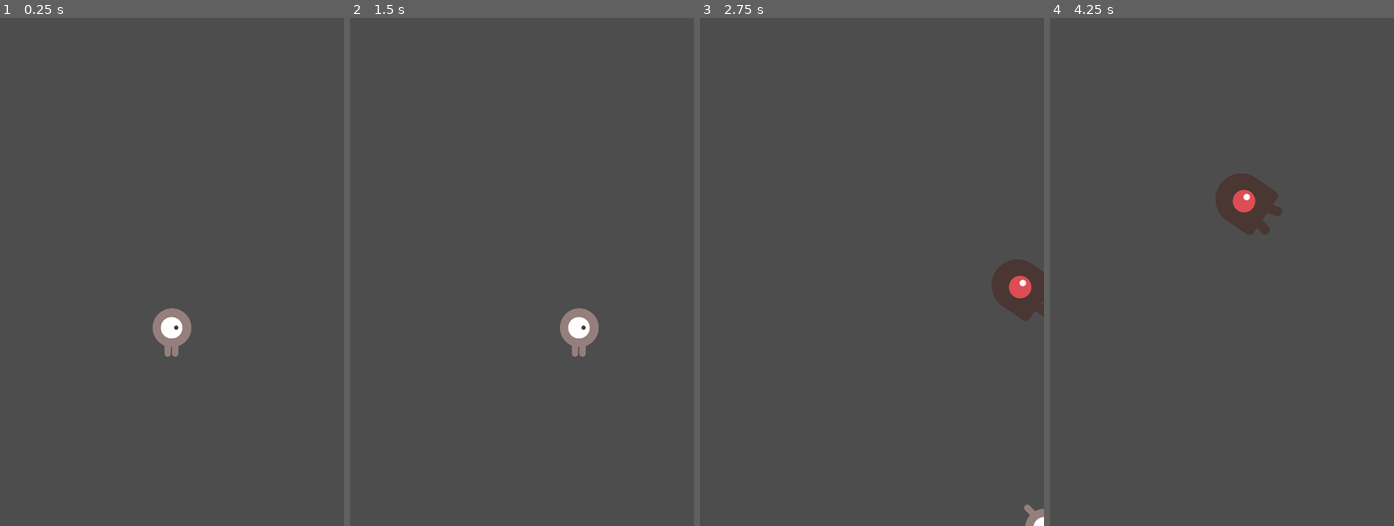
Above: before the commit, frames 1-4 (left to right).
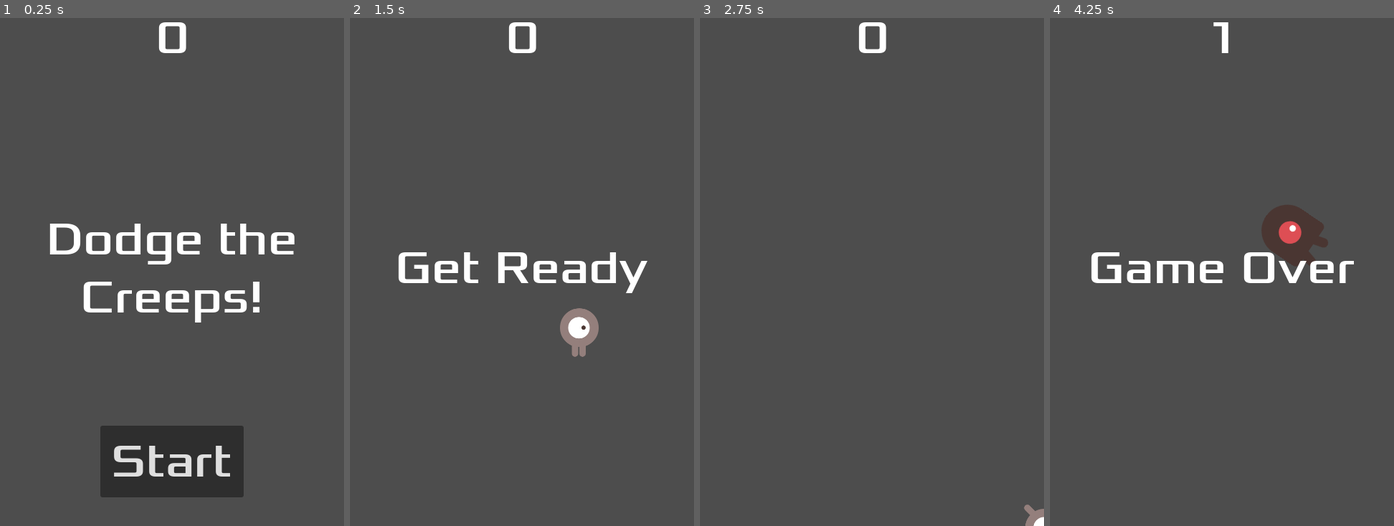
Above: after the commit, the same moments.

Repository: joshuafolkken/your-first-2d-game
Game: Godot game, scene res://src/main.tscn
The game is run twice, just before and just after one commit, with the same random seed, the same clock (stepped at 60 frames per second) and the same inputs.
Inputs (mouse positions are in pixels of both pictures, inside the frame that each line leads up to):
- Up to frame 1 (0.25 s): no input
- Up to frame 2 (1.5 s): click (522, 459) at 0.5 s, where only the run after the commit has a clickable "Start"; tap Enter at 1.25 s; hold Right (move_right) from 1.28 s (still down)
- Up to frame 3 (2.75 s): release Right (move_right) at 2.03 s; hold Down (move_down) from 2.03 s (still down)
- Up to frame 4 (4.25 s): release Down (move_down) at 2.78 s; hold Right (move_right) 2.78-3.53 s; hold Up (move_up) from 3.53 s (still down)

The runs differ from the first frame. In frame 1, 9.9% of the frame differs, in the area x 14-86%, y 0-95%; in frame 2, 2.1%; in frame 3, 1.7%; in frame 4, 4.8%.

Commit message:
heads up display #34

Diff:
--- /dev/null
+++ b/src/hud.gd
@@ -0,0 +1,54 @@
+class_name Hud
+extends CanvasLayer
+
+signal start_game
+
+@onready var _message: Label = $Message
+@onready var _message_timer: Timer = $MessageTimer
+@onready var _start_button: Button = $StartButton
+@onready var _score_label: Label = $ScoreLabel
+
+
+# Called when the node enters the scene tree for the first time.
+func _ready() -> void:
+	_configure_signals()
+
+
+func _configure_signals() -> void:
+	_start_button.pressed.connect(_on_start_button_pressed)
+	_message_timer.timeout.connect(_on_message_timer_timeout)
+
+
+func _on_start_button_pressed() -> void:
+	_start_button.hide()
+	start_game.emit()
+
+
+func _on_message_timer_timeout() -> void:
+	_message.hide()
+
+
+# Called every frame. 'delta' is the elapsed time since the previous frame.
+func _process(_delta: float) -> void:
+	pass
+
+
+func show_message(text: String) -> void:
+	_message.text = text
+	_message.show()
+	_message_timer.start()
+
+
+func show_game_over() -> void:
+	show_message("Game Over")
+
+	await _message_timer.timeout
+	_message.text = "Dodge the Creeps!"
+	_message.show()
+
+	await get_tree().create_timer(1.0).timeout
+	_start_button.show()
+
+
+func update_score(score: int) -> void:
+	_score_label.text = str(score)
--- /dev/null
+++ b/src/hud.tscn
@@ -0,0 +1,59 @@
+[gd_scene load_steps=3 format=3 uid="uid://78h7bg8n2yj1"]
+
+[ext_resource type="Script" uid="uid://dm1goehsn0840" path="res://src/hud.gd" id="1_cxk63"]
+[ext_resource type="FontFile" uid="uid://bmqbjald3j7aa" path="res://fonts/Xolonium-Regular.ttf" id="2_46fd5"]
+
+[node name="HUD" type="CanvasLayer"]
+script = ExtResource("1_cxk63")
+
+[node name="ScoreLabel" type="Label" parent="."]
+anchors_preset = 5
+anchor_left = 0.5
+anchor_right = 0.5
+offset_left = -22.5
+offset_right = 22.5
+offset_bottom = 78.0
+grow_horizontal = 2
+size_flags_horizontal = 4
+theme_override_fonts/font = ExtResource("2_46fd5")
+theme_override_font_sizes/font_size = 64
+text = "0"
+horizontal_alignment = 1
+vertical_alignment = 1
+
+[node name="Message" type="Label" parent="."]
+anchors_preset = 14
+anchor_top = 0.5
+anchor_right = 1.0
+anchor_bottom = 0.5
+offset_top = -39.0
+offset_bottom = 39.0
+grow_horizontal = 2
+grow_vertical = 2
+size_flags_horizontal = 4
+theme_override_fonts/font = ExtResource("2_46fd5")
+theme_override_font_sizes/font_size = 64
+text = "Dodge the Creeps!"
+horizontal_alignment = 1
+vertical_alignment = 1
+autowrap_mode = 2
+
+[node name="StartButton" type="Button" parent="."]
+anchors_preset = 7
+anchor_left = 0.5
+anchor_top = 1.0
+anchor_right = 0.5
+anchor_bottom = 1.0
+offset_left = -100.0
+offset_top = -140.0
+offset_right = 100.0
+offset_bottom = -40.0
+grow_horizontal = 2
+grow_vertical = 0
+theme_override_fonts/font = ExtResource("2_46fd5")
+theme_override_font_sizes/font_size = 64
+text = "Start"
+
+[node name="MessageTimer" type="Timer" parent="."]
+wait_time = 2.0
+one_shot = true
--- a/src/main.gd
+++ b/src/main.gd
@@ -1,9 +1,9 @@
 extends Node
 
-const BASE_ROTATION_OFFSET = PI / 2
-const RANDOM_ROTATION_RANGE = PI / 4
-const MOB_SPEED_MIN = 150
-const MOB_SPEED_MAX = 250
+const BASE_ROTATION_OFFSET := PI / 2
+const RANDOM_ROTATION_RANGE := PI / 4
+const MOB_SPEED_MIN := 150
+const MOB_SPEED_MAX := 250
 
 @export var mob_scene: PackedScene
 
@@ -15,23 +15,32 @@
 @onready var _start_timer: Timer = $StartTimer
 @onready var _start_position: Marker2D = $StartPosition
 @onready var _mob_spawn_location: PathFollow2D = $MobPath/MobSpawnLocation
+@onready var _hud: Hud = $HUD
 
 
 func _ready() -> void:
-	_configure_timers()
-	_start_new_game()
+	_connect_signals()
 
 
-func _configure_timers() -> void:
+func _connect_signals() -> void:
 	_mob_timer.timeout.connect(_on_mob_timer_timeout)
 	_score_timer.timeout.connect(_on_score_timer_timeout)
 	_start_timer.timeout.connect(_on_start_timer_timeout)
+	_hud.start_game.connect(_start_new_game)
 
 
 func _start_new_game() -> void:
-	_score = 0
+	_reset_game_state()
 	_player.start(_start_position.position)
 	_start_timer.start()
+
+	_hud.update_score(_score)
+	_hud.show_message("Get Ready")
+
+
+func _reset_game_state() -> void:
+	get_tree().call_group("mobs", "queue_free")
+	_score = 0
 
 
 func _process(_delta: float) -> void:
@@ -43,15 +52,25 @@
 
 
 func _end_game() -> void:
+	_stop_timers()
+	_hud.show_game_over()
+
+
+func _stop_timers() -> void:
 	_score_timer.stop()
 	_mob_timer.stop()
 
 
 func _on_score_timer_timeout() -> void:
 	_score += 1
+	_hud.update_score(_score)
 
 
 func _on_start_timer_timeout() -> void:
+	_start_timers()
+
+
+func _start_timers() -> void:
 	_mob_timer.start()
 	_score_timer.start()
 
--- a/src/main.tscn
+++ b/src/main.tscn
@@ -1,8 +1,9 @@
-[gd_scene load_steps=5 format=3 uid="uid://6vf5t8xu8g0q"]
+[gd_scene load_steps=6 format=3 uid="uid://6vf5t8xu8g0q"]
 
 [ext_resource type="Script" uid="uid://thlpg3chbld2" path="res://src/main.gd" id="1_5q4o7"]
 [ext_resource type="PackedScene" uid="uid://mwvdkydc0yrp" path="res://src/mob.tscn" id="2_3cfgd"]
 [ext_resource type="PackedScene" uid="uid://bxtdr1xjeroo5" path="res://src/player.tscn" id="3_fyndt"]
+[ext_resource type="PackedScene" uid="uid://78h7bg8n2yj1" path="res://src/hud.tscn" id="4_3cfgd"]
 
 [sub_resource type="Curve2D" id="Curve2D_1bvp3"]
 _data = {
@@ -33,4 +34,6 @@
 
 [node name="MobSpawnLocation" type="PathFollow2D" parent="MobPath"]
 
+[node name="HUD" parent="." instance=ExtResource("4_3cfgd")]
+
 [connection signal="hit" from="Player" to="." method="_on_player_hit"]
--- a/src/mob.tscn
+++ b/src/mob.tscn
@@ -48,7 +48,7 @@
 radius = 32.0
 height = 82.0
 
-[node name="Mob" type="RigidBody2D"]
+[node name="Mob" type="RigidBody2D" groups=["mobs"]]
 collision_mask = 0
 gravity_scale = 0.0
 script = ExtResource("1_6b4er")
--- a/src/player.gd
+++ b/src/player.gd
@@ -17,7 +17,7 @@
 
 # Called when the node enters the scene tree for the first time.
 func _ready() -> void:
-	pass
+	hide()
 
 
 # Called every frame. 'delta' is the elapsed time since the previous frame.
Not shown, added: src/hud.gd.uid
